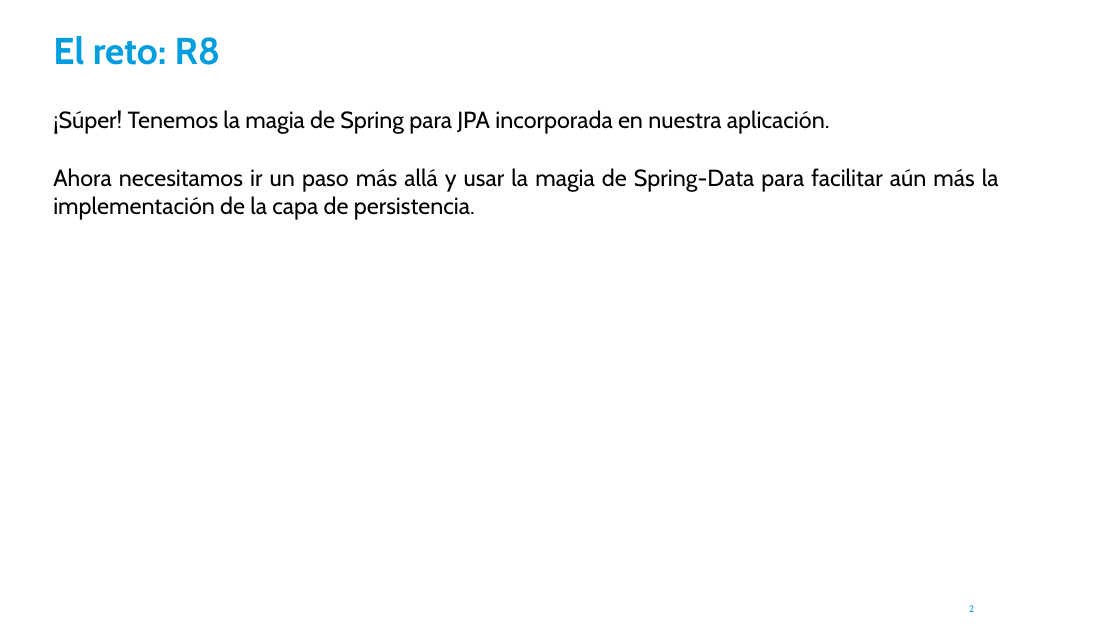
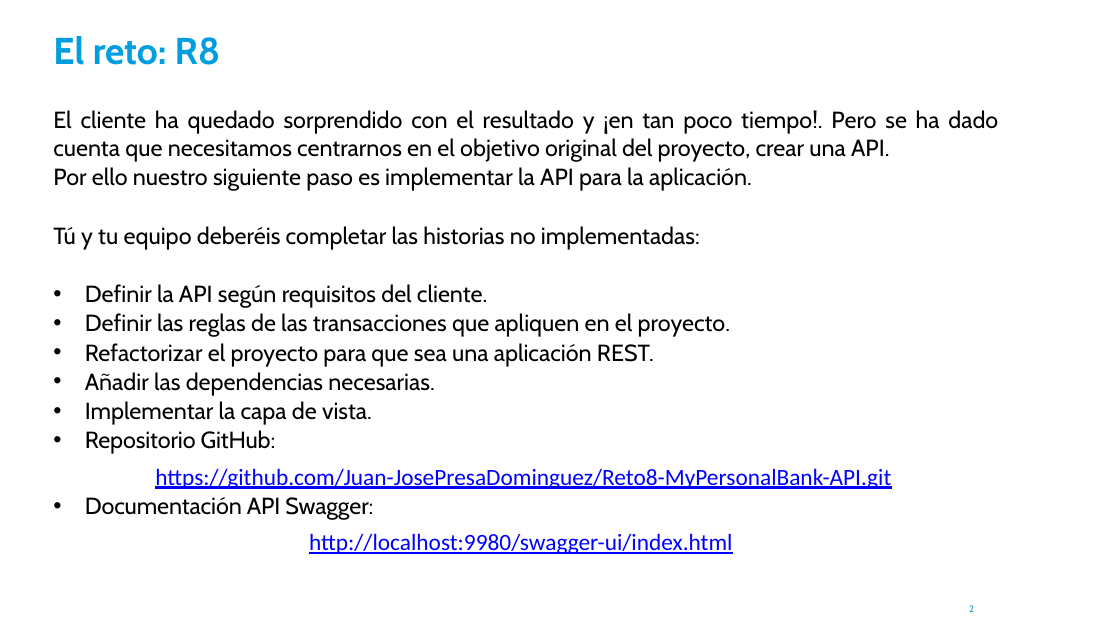
Before and after one commit to Juan-JosePresaDominguez/Reto8-MyPersonalBank-API, a slide deck: slide 2 of MyPersonalBankAPI/docs/R8 - Reto Caso Práctico [Equipo 2] - MyPersonalBank API.pptx. Drawn at 1120x630 pixels with LibreOffice and Linux fonts; fonts in the diff are those of the drawing. Boxes give left, top, right and bottom in pixels: in the first picture for what was removed or moved away, otherwise in the second. Text is boxed around its words. In the diff, an @@ line names an element or a change of style, - is before the commit and + after.

Commit message:
Reto8-MyPersonalBank-API REST

```diff
--- a/MyPersonalBankAPI/docs/R8 - Reto Caso Práctico [Equipo 2] - MyPersonalBank API.pptx
+++ b/MyPersonalBankAPI/docs/R8 - Reto Caso Práctico [Equipo 2] - MyPersonalBank API.pptx
@@ text at [53,110,998,554]: text changed @@
-¡Súper! Tenemos la magia de Spring para JPA incorporada en nuestra aplicación.
-Ahora necesitamos ir un paso más allá y usar la magia de Spring-Data para facilitar aún más la implementación de la capa de persistencia.
+El cliente ha quedado sorprendido con el resultado y ¡en tan poco tiempo!. Pero se ha dado cuenta que necesitamos centrarnos en el objetivo original del proyecto, crear una API.
+Por ello nuestro siguiente paso es implementar la API para la aplicación.
+Tú y tu equipo deberéis completar las historias no implementadas:
+• Definir la API según requisitos del cliente.
+• Definir las reglas de las transacciones que apliquen en el proyecto.
+• Refactorizar el proyecto para que sea una aplicación REST.
+• Añadir las dependencias necesarias.
+• Implementar la capa de vista.
+• Repositorio GitHub:
+https://github.com/Juan-JosePresaDominguez/Reto8-MyPersonalBank-API.git
+• Documentación API Swagger:
+http://localhost:9980/swagger-ui/index.html
```
Also in this commit, not shown: 1 other slide changed, 10 other files.
